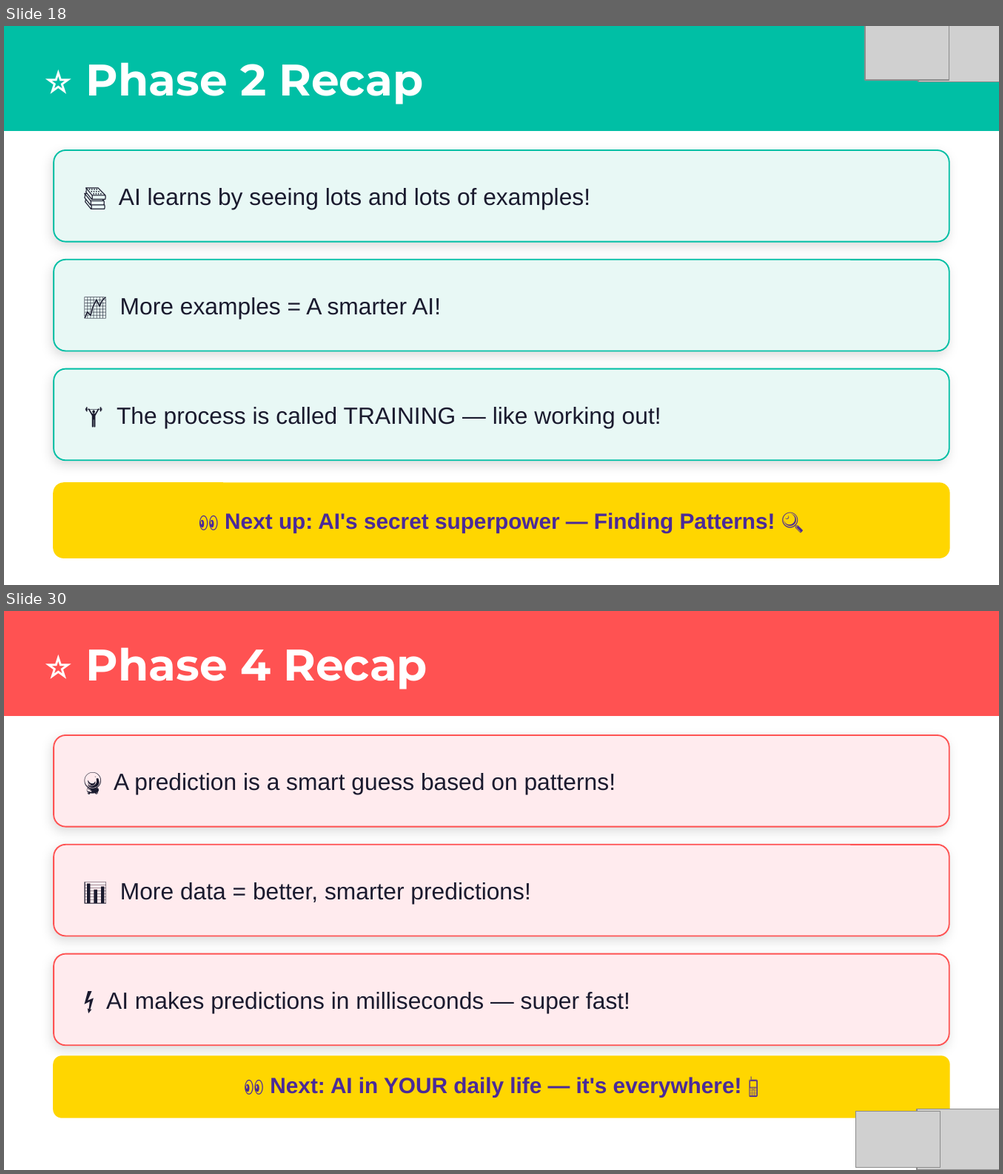
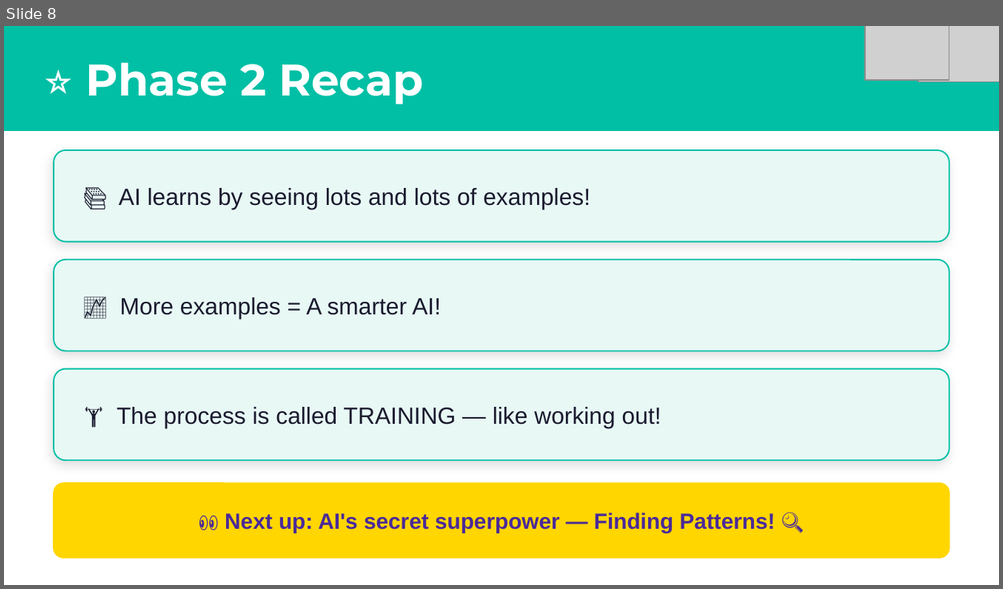
Before and after one commit to Abdelrahmansa04/EACC_AI_Course, a slide deck: AI_Explorers_Academy.pptx. Shown one above the other, each under a label of ours: slides 18 and 30 before the commit, slide 8 after it; the slides between them are not shown. The pictures are 1003x1174 and 1003x589 pixels, drawn with LibreOffice and Linux fonts; fonts in the diff are those of the drawing; grey boxes stand for pictures. Boxes give left, top, right and bottom in pixels: in the first picture for what was removed or moved away, otherwise in the second. Text is boxed around its words. In the diff, an @@ line names an element or a change of style, - is before the commit and + after.

```diff
--- a/AI_Explorers_Academy.pptx
+++ b/AI_Explorers_Academy.pptx
@@ slide 30 removed at [4, 611, 999, 1170], background #FFFFFF @@
@@ rectangle removed at [4, 611, 999, 715] @@
@@ text removed at [86, 647, 427, 689] @@
-⭐ Phase 4 Recap
@@ rounded rectangle removed at [54, 735, 949, 827] @@
@@ text removed at [114, 773, 616, 795] @@
-🔮 A prediction is a smart guess based on patterns!
@@ rounded rectangle removed at [54, 845, 949, 936] @@
@@ text removed at [120, 883, 530, 904] @@
-📊 More data = better, smarter predictions!
@@ rounded rectangle removed at [54, 954, 949, 1045] @@
@@ text removed at [106, 992, 630, 1013] @@
-⚡ AI makes predictions in milliseconds — super fast!
@@ rounded rectangle removed at [54, 1056, 949, 1117] @@
@@ text removed at [270, 1077, 742, 1098] @@
-👀 Next: AI in YOUR daily life — it's everywhere! 📱
@@ picture removed at [855, 1112, 940, 1169] @@
@@ picture removed at [916, 1109, 999, 1170] @@
@@ what was slide 18 is now slide 8 @@
```
Also in this commit, not shown: 31 other slides removed, 6 other files.
